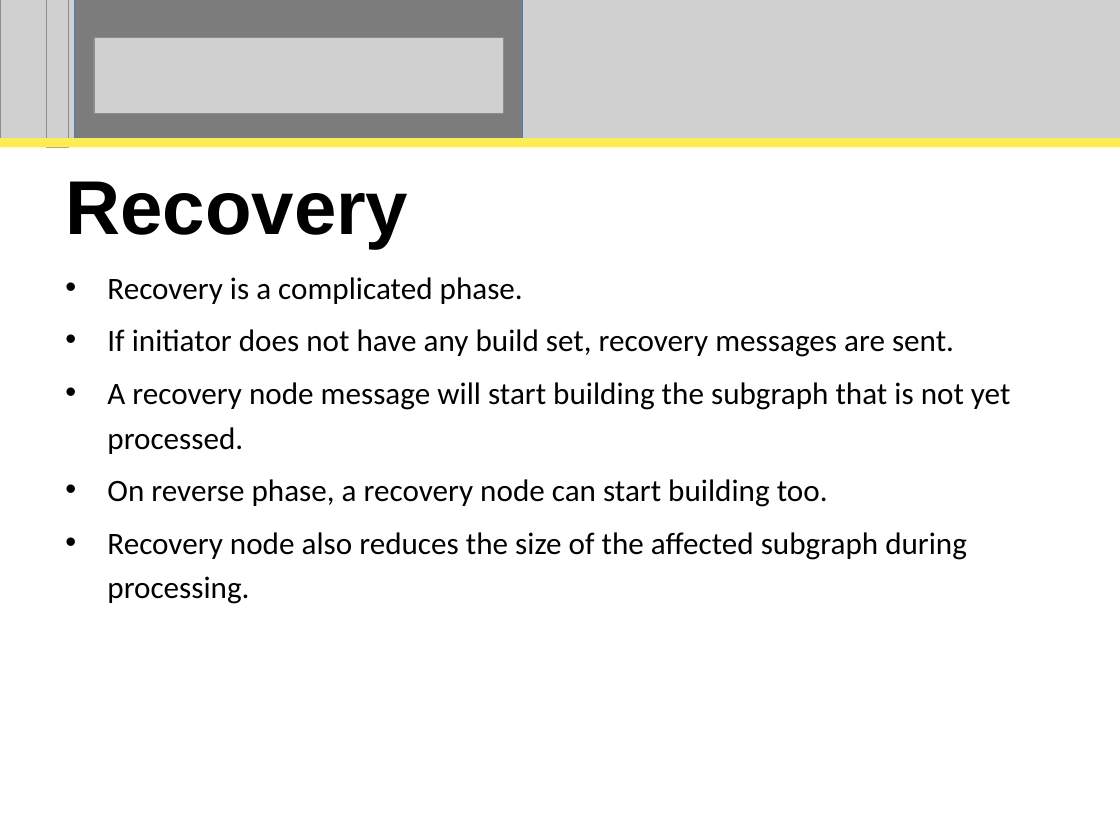
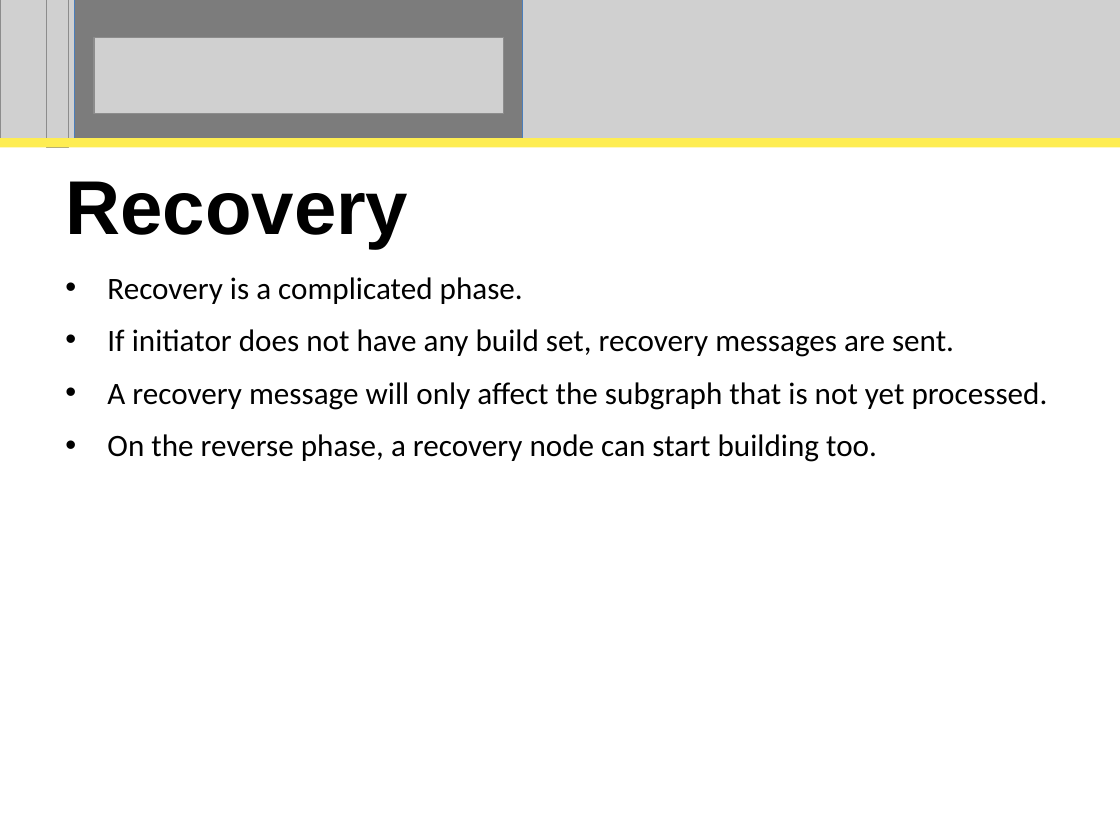
Before and after one commit to perpetualcoder/thesis, a slide deck: slide 63 of thesisppt/defense.ppt. Drawn at 1120x840 pixels with LibreOffice and Linux fonts; fonts in the diff are those of the drawing; grey boxes stand for pictures. Boxes give left, top, right and bottom in pixels: in the first picture for what was removed or moved away, otherwise in the second. Text is boxed around its words. In the diff, an @@ line names an element or a change of style, - is before the commit and + after.

```diff
--- a/thesisppt/defense.ppt
+++ b/thesisppt/defense.ppt
@@ subtitle at (x1=107, y1=382, x2=1048, y2=462): text changed @@
-• A recovery node message will start building the subgraph that is not yet processed.
-• On reverse phase, a recovery node can start building too.
-• Recovery node also reduces the size of the affected subgraph during processing.
+• A recovery message will only affect the subgraph that is not yet processed.
+• On the reverse phase, a recovery node can start building too.
```
Also in this commit, not shown: 26 other slides changed, 1 other file.
